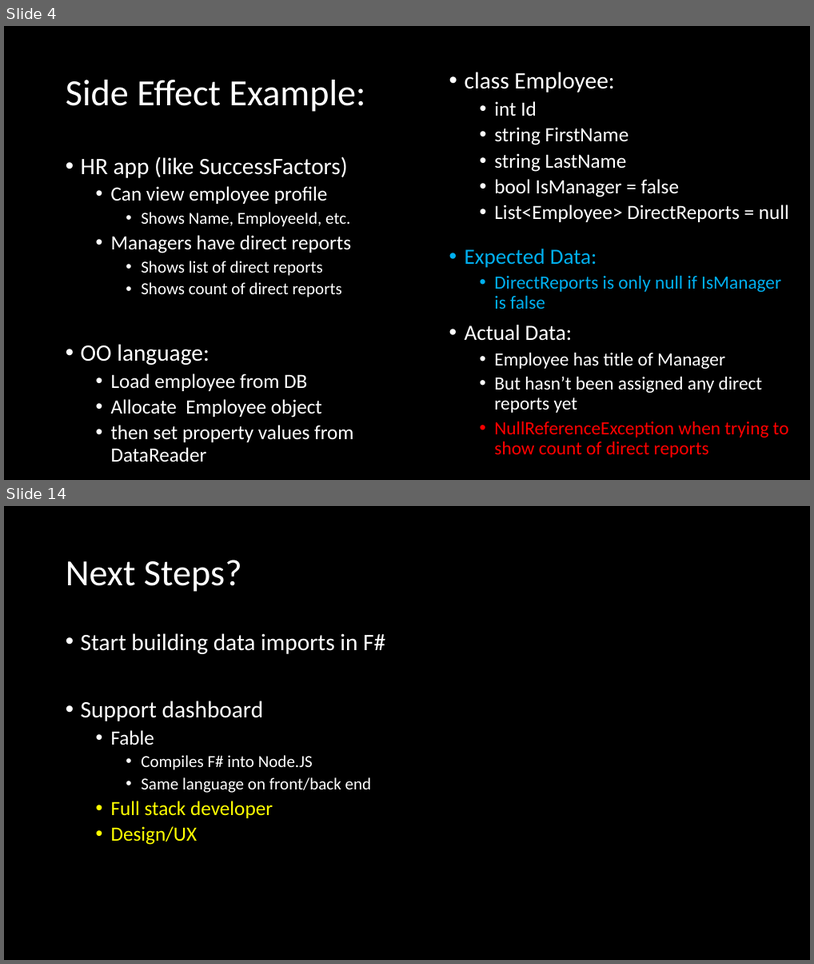
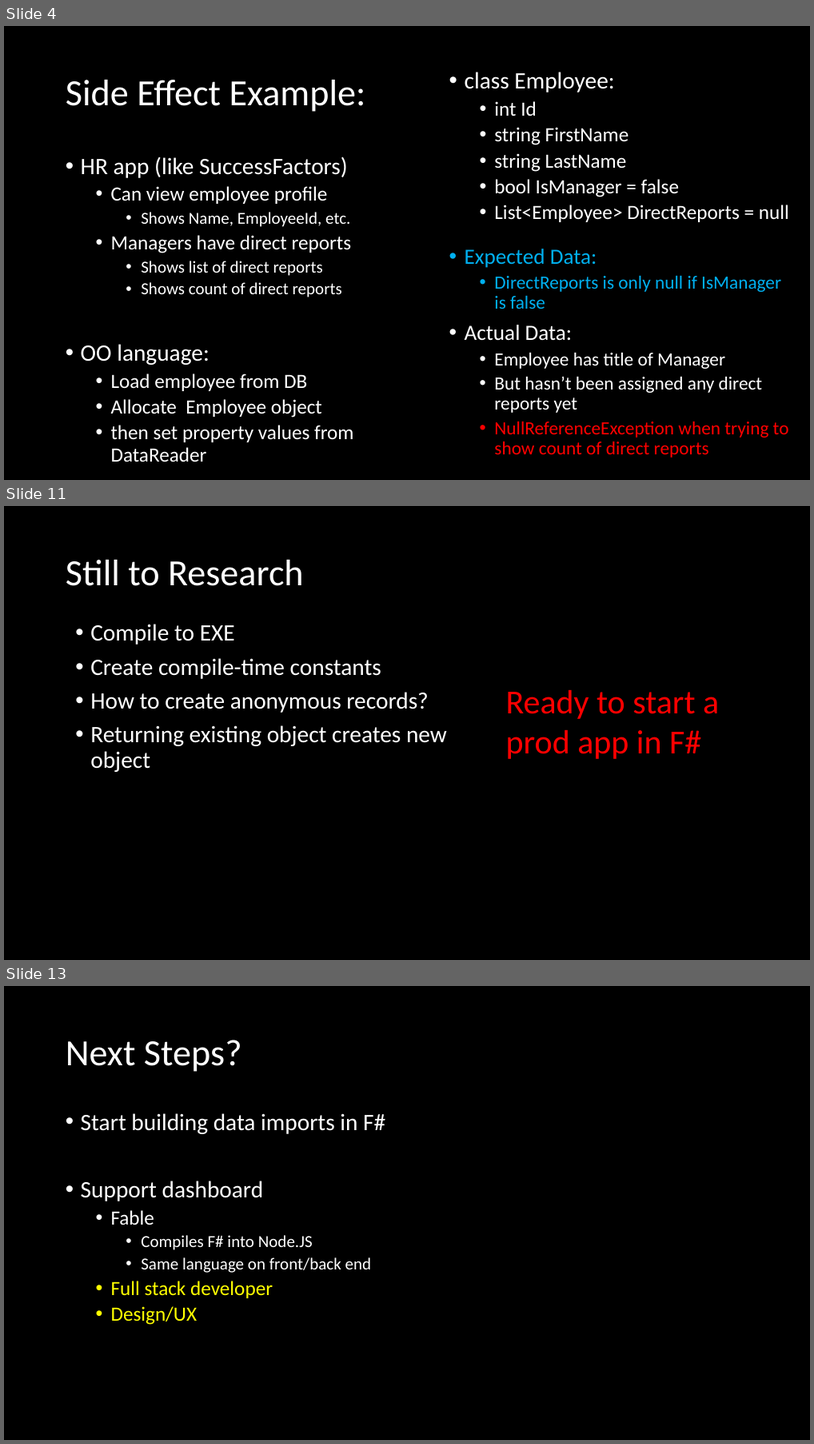
Before and after one commit to jaydpather/FSharpETLDemo, a slide deck: presentations/FSharpETLDemo.pptx. Shown one above the other, each under a label of ours: slides 4 and 14 before the commit, slides 4, 11 and 13 after it; the slides between them are not shown. The pictures are 814x964 and 814x1444 pixels, drawn with LibreOffice and Linux fonts; fonts in the diff are those of the drawing. Boxes give left, top, right and bottom in pixels: in the first picture for what was removed or moved away, otherwise in the second. Text is boxed around its words. In the diff, an @@ line names an element or a change of style, - is before the commit and + after.

```diff
--- a/presentations/FSharpETLDemo.pptx
+++ b/presentations/FSharpETLDemo.pptx
@@ slide 11 added at (x1=4, y1=506, x2=810, y2=960), background #000000 @@
@@ title added at (x1=66, y1=560, x2=304, y2=586), 44 pt, text #FFFFFF @@
+Still to Research
@@ text added at (x1=90, y1=624, x2=447, y2=772), 28 pt, text #FFFFFF @@
+• Compile to EXE
+• Create compile-time constants
+• How to create anonymous records?
+• Returning existing object creates new object
@@ text added at (x1=506, y1=690, x2=719, y2=759), 40 pt, text #FF0000 @@
+Ready to start a prod app in F#
@@ what was slide 14 is now slide 13 @@
```
Also in this commit, not shown: 5 slides changed, 2 other slides added, 3 slides removed, 5 other files.
